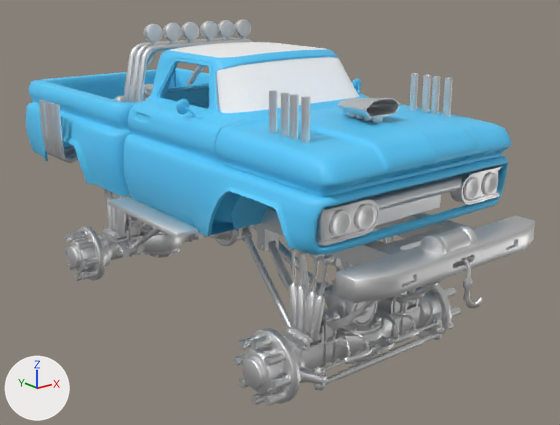
Before and after pictures for a commit that changed the glTF model public/model/truck.glb.
One viewpoint serves both versions: a camera (50 mm lens) standing at (-4.79, -6.7, 2.17) and looking at (0.22, -0.43, -0.33). Arrows for +X, +Y and +Z are at lower left; the lights stay in place. Where no turn or scale is listed for an object, it has been applied to the vertices.

Script lines for the objects in view, before the commit:
```python
ob_bodyc10 = bpy.data.objects.new('BodyC10', me_cube_018)
ob_bodyc10.location = (-0.126, -1.78, 0.61)
ob_bodyc10_003 = bpy.data.objects.new('BodyC10.003', me_cube_033)
ob_bodyc10_003.location = (0.0, 0.511, 0.349)
ob_bodyc10_007 = bpy.data.objects.new('BodyC10.007', me_cube_031)
ob_bodyc10_007.location = (0.0, -0.683, 0.529)
ob_bodyc10_010 = bpy.data.objects.new('BodyC10.010', me_cube_032)
ob_bodyc10_010.location = (0.0, 2.896, 0.462)
ob_bodyc10_013 = bpy.data.objects.new('BodyC10.013', me_cube_017)
ob_bodyc10_013.location = (0.0, -0.518, 1.302)
# also in view: 'BodyC10.017' at (0.0, -1.66, -0.83); 'BodyC10.020' at (0.0, -0.02, -0.19); 'BodyC10.012' at (0.0, -2.97, -0.16); 'FordF_Body.004' at (0.0, 1.57, 0.83); 'BodyC10.016' at (0.0, 1.44, -0.83)
```
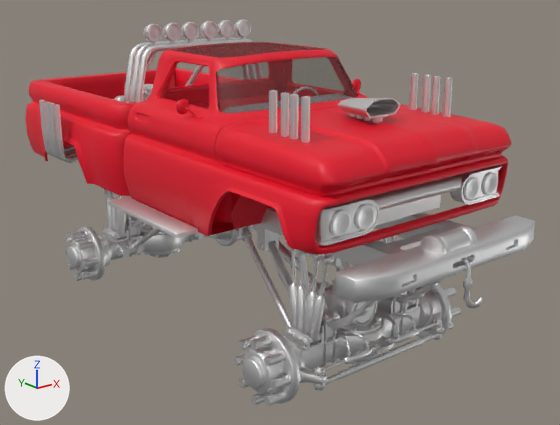
The newer file is also turned or shifted as a whole; pictures and numbers use the older file's frame.

Pixel boxes [x1, y1, x2, y2] of what changed, in the pictures (560 x 425 px):
'BodyC10.007', recoloured: [126, 57, 511, 226] in both
'BodyC10.003', recoloured: [26, 42, 508, 254] in both
'BodyC10.013', recoloured, surface changed: [170, 42, 359, 113] in both
'BodyC10.010', recoloured: [42, 69, 175, 99] in both

The change, as a diff of the scene's bpy script:
```diff
--- a/public/model/truck.glb.py
+++ b/public/model/truck.glb.py
@@ mat_material_001 @@
 mat_material_001 = principled_material('Material.001')
-mat_material_001.base_color = (0.0959, 0.614, 1.0)  # cyan #57ceff
+mat_material_001.base_color = (0.8, 0.0, 0.0186)  # red #e70025
@@ mat_material_003 @@
 mat_material_003 = principled_material('Material.003')
-mat_material_003.base_color = (1.0, 1.0, 1.0)  # white #ffffff
+mat_material_003.base_color = (0.0522, 0.0522, 0.0522)  # black #414141
 mat_material_003.metallic = 1.0
-mat_material_003.roughness = 1.0
+mat_material_003.alpha = 0.253
```
